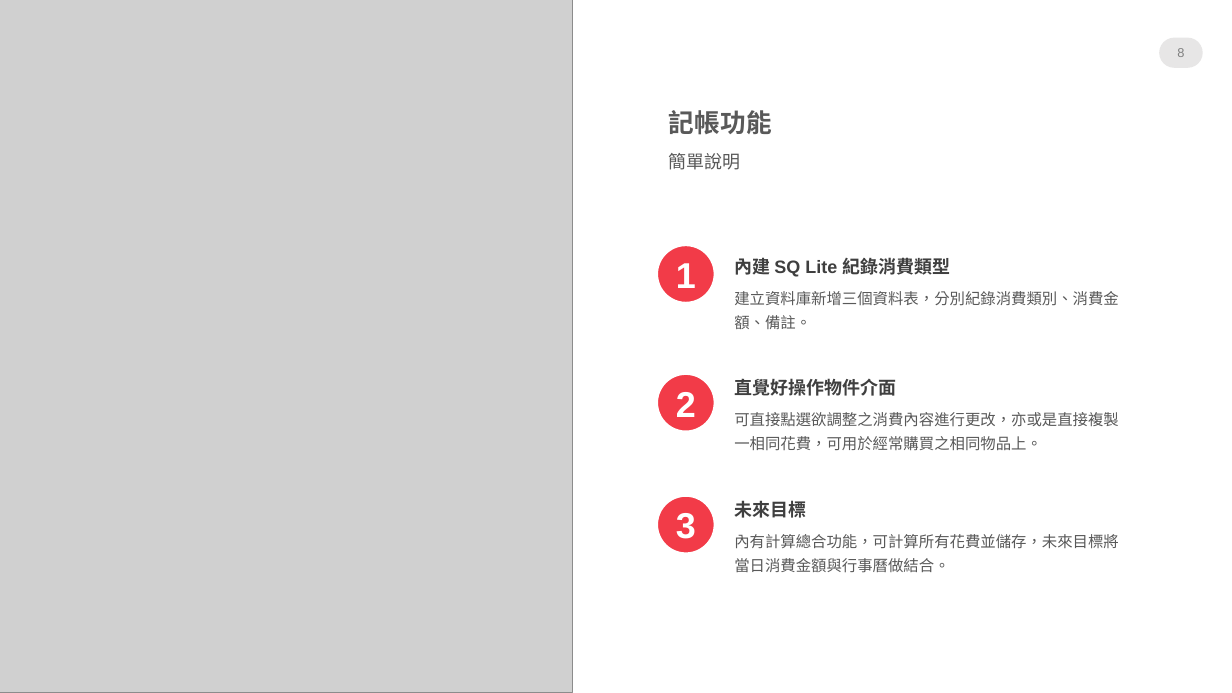
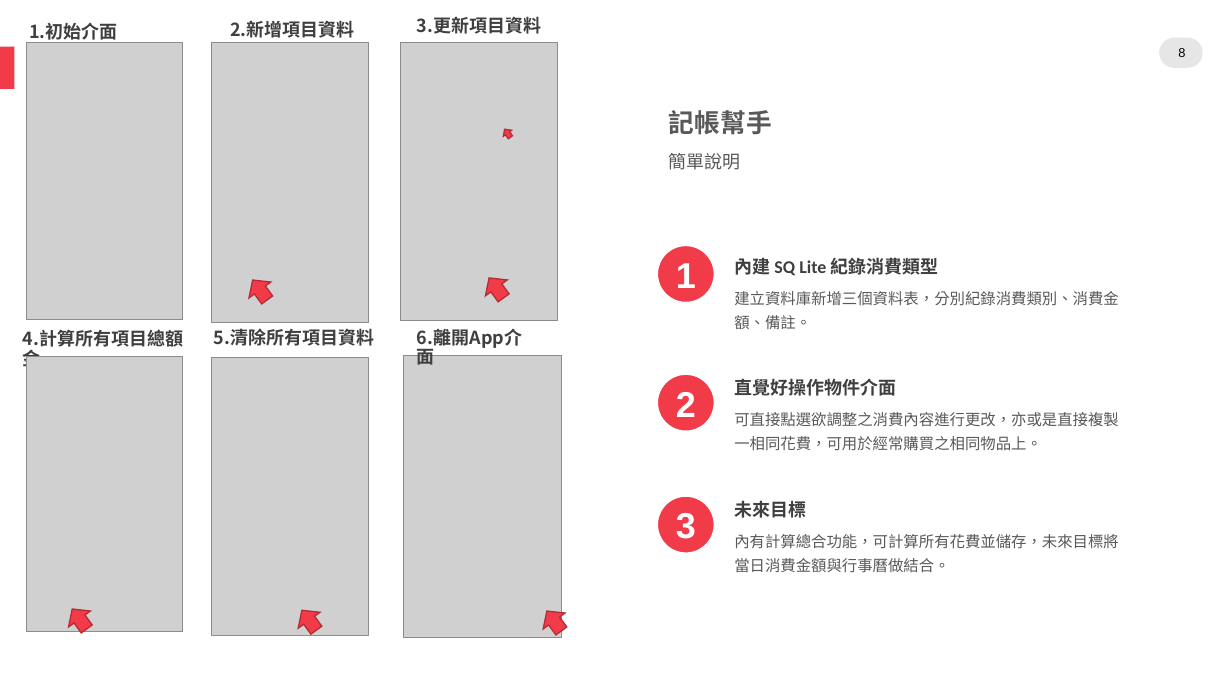
Before and after one commit to bennytzang-ntut109368085/OS_final_student-assistant, a slide deck: slide 8 of operating_system final project.pptx. Drawn at 1232x693 pixels with LibreOffice and Linux fonts; fonts in the diff are those of the drawing; grey boxes stand for pictures; background and template pictures are left out. Boxes give left, top, right and bottom in pixels: in the first picture for what was removed or moved away, otherwise in the second. Text is boxed around its words. In the diff, an @@ line names an element or a change of style, - is before the commit and + after.

```diff
--- a/operating_system final project.pptx
+++ b/operating_system final project.pptx
@@ picture removed at (0, 0, 572, 693) @@
@@ text added at (29, 23, 117, 43), 14 pt, text #3F3F3F, bold @@
+1.初始介面
@@ text added at (230, 20, 354, 38), 14 pt, text #3F3F3F, bold @@
+2.新增項目資料
@@ text added at (417, 16, 541, 34), 14 pt, text #3F3F3F, bold @@
+3.更新項目資料
@@ rounded rectangle added at (0, 47, 15, 90), fill #F23B48 @@
@@ picture added at (26, 43, 182, 320) @@
@@ picture added at (212, 43, 368, 322) @@
@@ picture added at (401, 43, 558, 320) @@
@@ page number at (1178, 48, 1185, 57): text colour #808080 to #000000; vertical alignment middle to top @@
@@ text at (669, 110, 772, 135): text changed; font Arial to Noto Sans CJK SC @@
-記帳功能
+記帳幫手
@@ down arrow added at (501, 126, 515, 141), fill #F23B48, outline #B32C35 1 pt @@
@@ text "內建 SQ Lite 紀錄消費類型" at (734, 257, 939, 276): font Arial to Noto Sans CJK SC in "內建 紀錄消費類型"; font Arial to Calibri in "SQ Lite" @@
@@ down arrow added at (242, 272, 278, 308), fill #F23B48, outline #B32C35 1 pt @@
@@ down arrow added at (479, 270, 515, 306), fill #F23B48, outline #B32C35 1 pt @@
@@ text added at (23, 329, 183, 351), 14 pt, text #3F3F3F, bold @@
+4.計算所有項目總額金
@@ text added at (214, 328, 374, 346), 14 pt, text #3F3F3F, bold @@
+5.清除所有項目資料
@@ text added at (417, 329, 522, 349), 14 pt, text #3F3F3F, bold @@
+6.離開App介面
@@ picture added at (26, 357, 182, 631) @@
@@ picture added at (212, 358, 368, 636) @@
@@ picture added at (403, 356, 561, 638) @@
@@ down arrow added at (61, 602, 97, 638), fill #F23B48, outline #B32C35 1 pt @@
@@ down arrow added at (291, 603, 327, 639), fill #F23B48, outline #B32C35 1 pt @@
@@ down arrow added at (536, 604, 572, 640), fill #F23B48, outline #B32C35 1 pt @@
```
Also in this commit, not shown: 14 other slides changed, 5 slides added, 7 other files.
